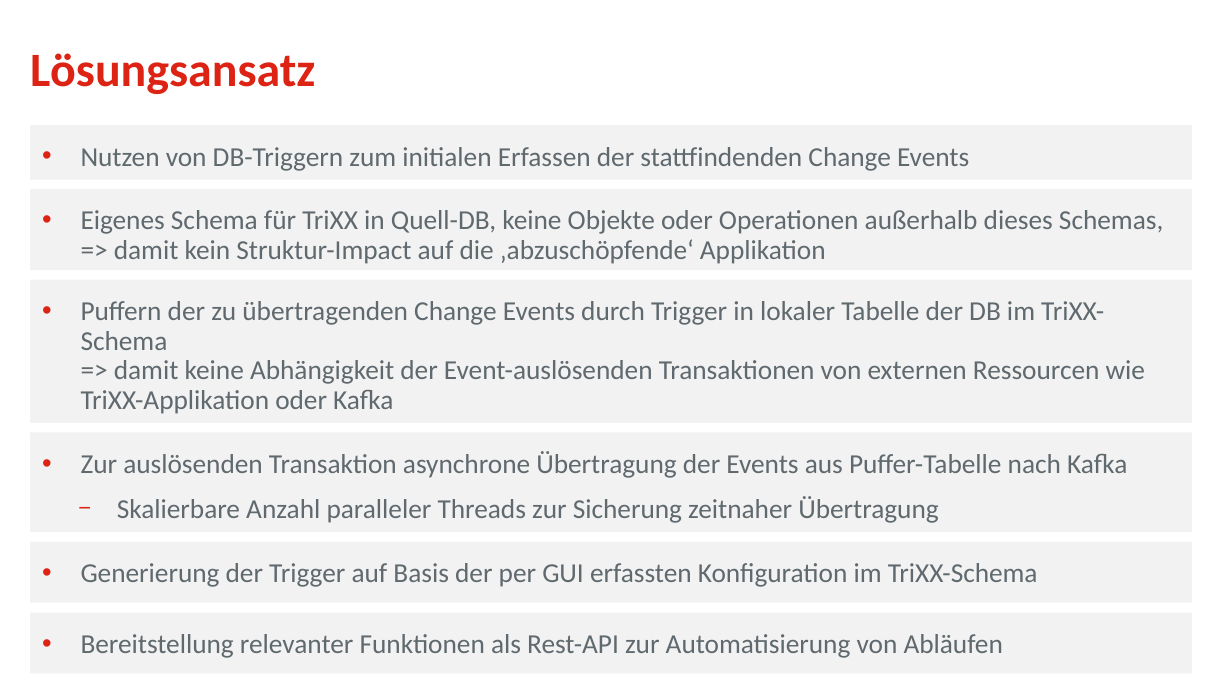
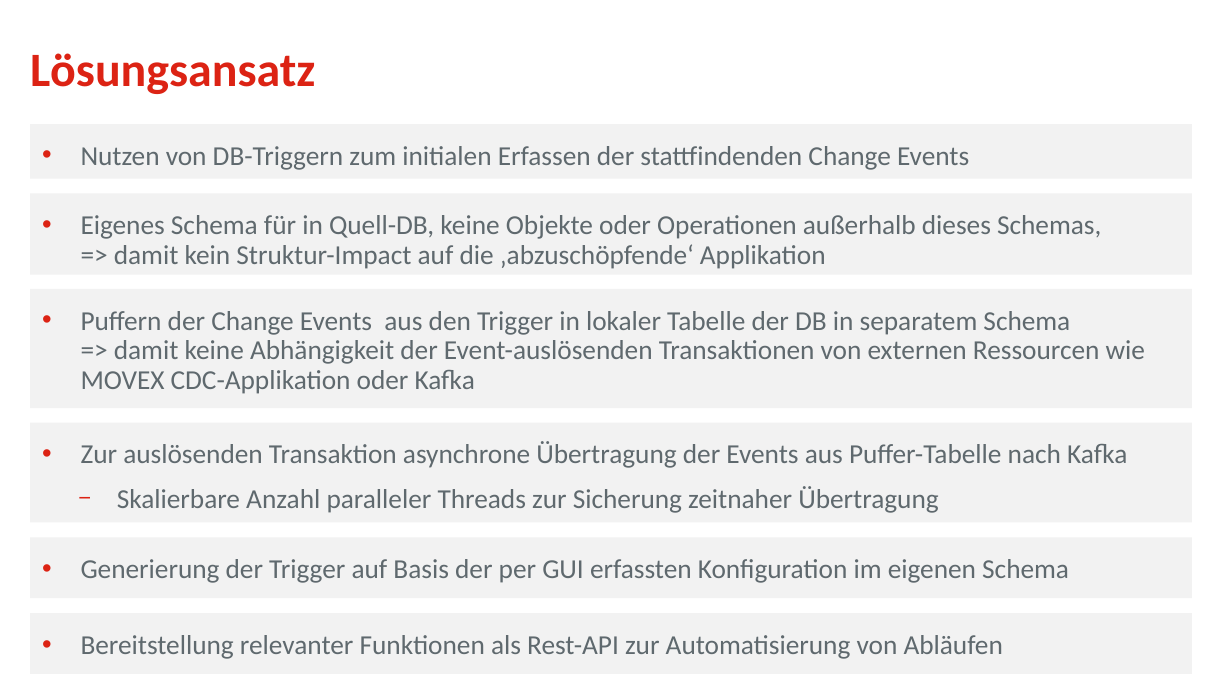
Before and after one commit to osp-ottogroup/movex-cdc, a slide deck: slide 6 of doc/2021-12_TriXX_IT-Tage.pptx. Drawn at 1232x693 pixels with LibreOffice and Linux fonts; fonts in the diff are those of the drawing; background and template pictures are left out. Boxes give left, top, right and bottom in pixels: in the first picture for what was removed or moved away, otherwise in the second. Text is boxed around its words. In the diff, an @@ line names an element or a change of style, - is before the commit and + after.

```diff
--- a/doc/2021-12_TriXX_IT-Tage.pptx
+++ b/doc/2021-12_TriXX_IT-Tage.pptx
@@ rectangle "Eigenes Schema für in Quell-DB, ...": place and size @@
-rectangle "Eigenes Schema für in Quell-DB, ..." at (30,188,1191,270)
+rectangle "Eigenes Schema für in Quell-DB, ..." at (30,193,1191,275)
@@ text in rectangle at (81,215,1101,269): text changed @@
-• Eigenes Schema für TriXX in Quell-DB, keine Objekte oder Operationen außerhalb dieses Schemas, => damit kein Struktur-Impact auf die ‚abzuschöpfende‘ Applikation
+• Eigenes Schema für in Quell-DB, keine Objekte oder Operationen außerhalb dieses Schemas,
+  => damit kein Struktur-Impact auf die ‚abzuschöpfende‘ Applikation
@@ rectangle "Puffern der Change Events aus ...": place and size @@
-rectangle "Puffern der Change Events aus ..." at (30,280,1191,423)
+rectangle "Puffern der Change Events aus ..." at (30,290,1191,409)
@@ text in rectangle at (81,311,1145,394): text changed @@
-• Puffern der zu übertragenden Change Events durch Trigger in lokaler Tabelle der DB im TriXX-Schema
-  => damit keine Abhängigkeit der Event-auslösenden Transaktionen von externen Ressourcen wie TriXX-Applikation oder Kafka
+• Puffern der Change Events aus den Trigger in lokaler Tabelle der DB in separatem Schema
+  => damit keine Abhängigkeit der Event-auslösenden Transaktionen von externen Ressourcen wie MOVEX CDC-Applikation oder Kafka
@@ rectangle "Zur auslösenden Transaktion asynchrone Übertragung ...": place and size @@
-rectangle "Zur auslösenden Transaktion asynchrone Übertragung ..." at (30,432,1191,532)
+rectangle "Zur auslösenden Transaktion asynchrone Übertragung ..." at (30,423,1191,522)
@@ rectangle "Generierung der Trigger auf Basis ...": place and size @@
-rectangle "Generierung der Trigger auf Basis ..." at (30,542,1191,602)
+rectangle "Generierung der Trigger auf Basis ..." at (30,537,1191,598)
@@ text in rectangle at (81,559,1069,583): text changed @@
-• Generierung der Trigger auf Basis der per GUI erfassten Konfiguration im TriXX-Schema
+• Generierung der Trigger auf Basis der per GUI erfassten Konfiguration im eigenen Schema
```
Also in this commit, not shown: 11 other slides changed, 4 other files.
